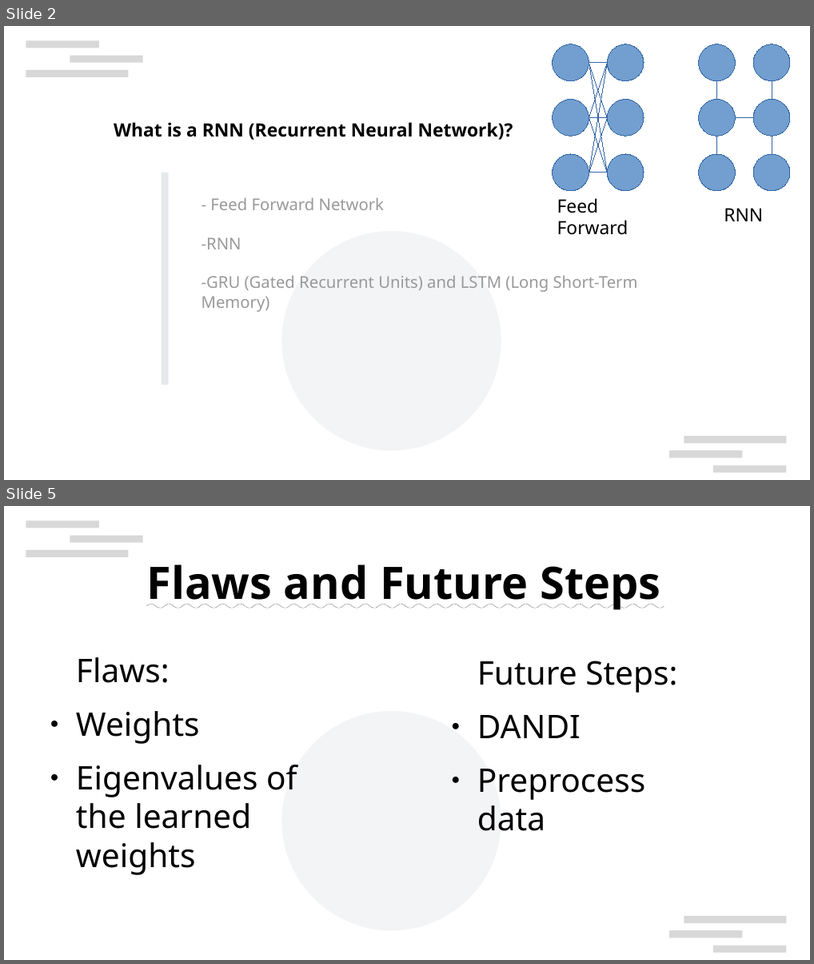
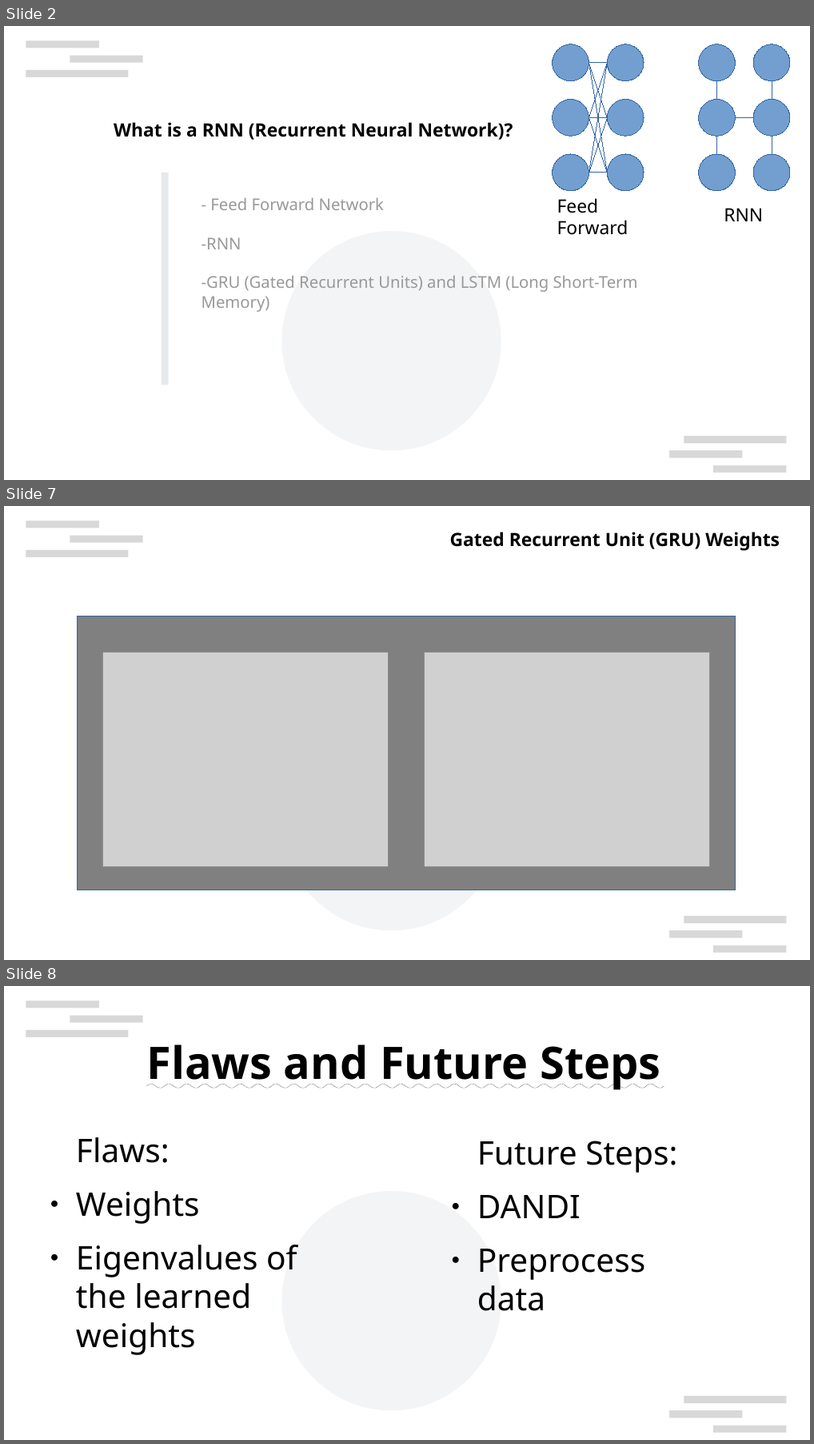
Before and after one commit to ItsAMeMario8/MotorTimingRNN, a slide deck: Modeling_RNN_Motor_Timing.odp. Shown one above the other, each under a label of ours: slides 2 and 5 before the commit, slides 2, 7 and 8 after it; the slides between them are not shown. The pictures are 814x964 and 814x1444 pixels, drawn with LibreOffice and Linux fonts; fonts in the diff are those of the drawing; grey boxes stand for pictures; background and template pictures are left out. Boxes give left, top, right and bottom in pixels: in the first picture for what was removed or moved away, otherwise in the second. Text is boxed around its words. In the diff, an @@ line names an element or a change of style, - is before the commit and + after.

```diff
--- a/Modeling_RNN_Motor_Timing.odp
+++ b/Modeling_RNN_Motor_Timing.odp
@@ slide 7 added at [4,506,810,960], background #FFFFFF; not listed: 7 template elements that a slide beside it also shows @@
@@ text added at [450,532,780,551], 18 pt, text #000000, bold @@
+Gated Recurrent Unit (GRU) Weights
@@ rectangle added at [77,616,736,890], fill #808080, outline #3465A4 0 pt @@
@@ picture added at [102,652,388,866] @@
@@ picture added at [425,652,710,866] @@
@@ what was slide 5 is now slide 8 @@
```
Also in this commit, not shown: 1 slide changed, 3 other slides added, 1 slide removed.
